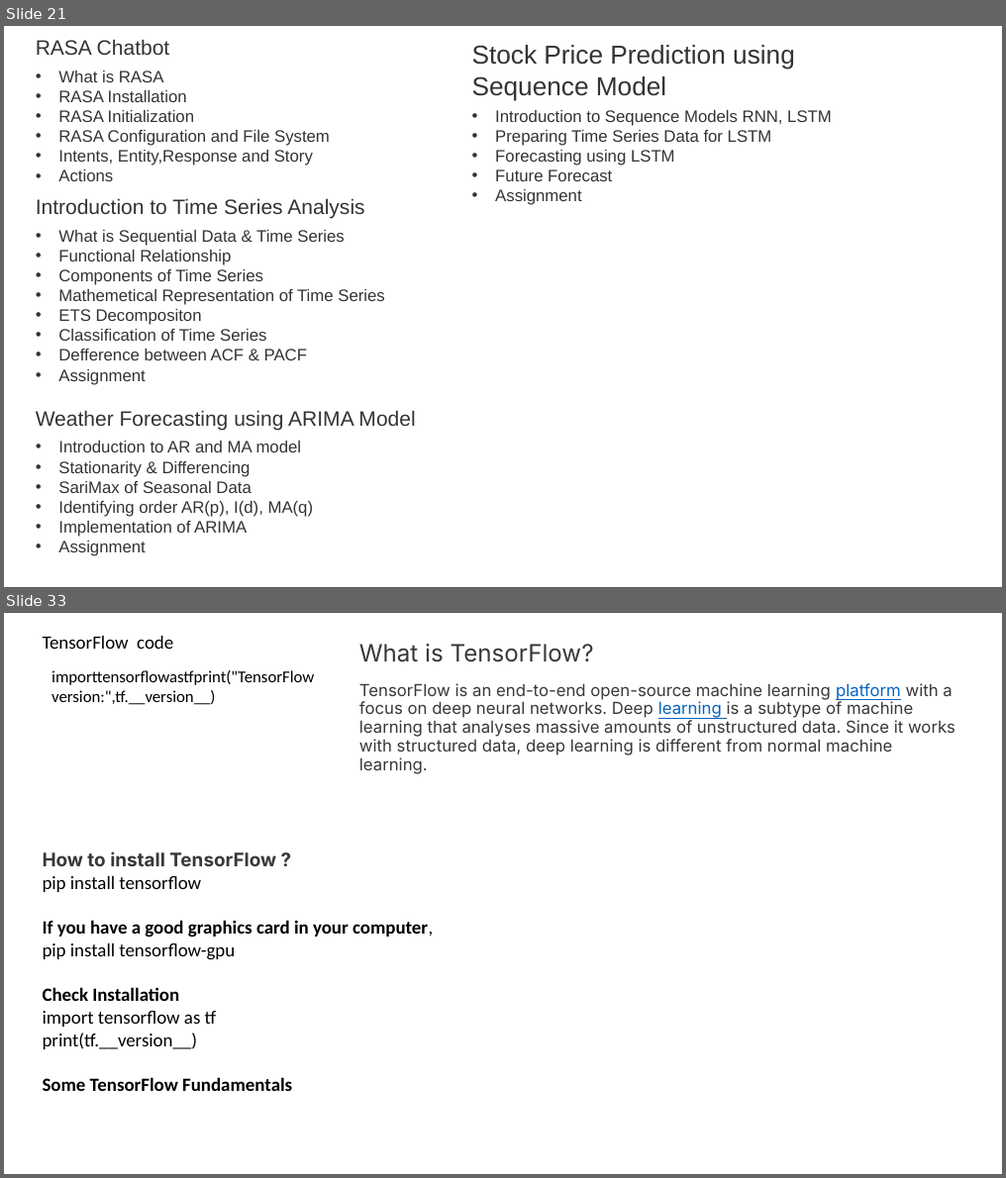
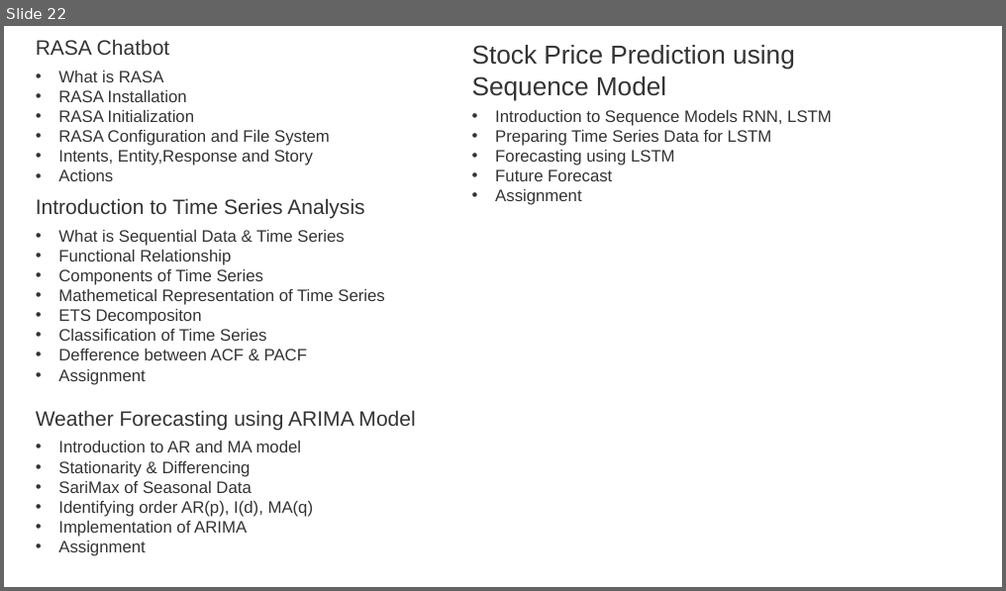
Before and after one commit to shahil04/ds_materials, a slide deck: 9.Deep_learning/class_1_module_9_deep learning__introduction.pptx. Shown one above the other, each under a label of ours: slides 21 and 33 before the commit, slide 22 after it; the slides between them are not shown. The pictures are 1006x1178 and 1006x591 pixels, drawn with LibreOffice and Linux fonts; fonts in the diff are those of the drawing. Boxes give left, top, right and bottom in pixels: in the first picture for what was removed or moved away, otherwise in the second. Text is boxed around its words. In the diff, an @@ line names an element or a change of style, - is before the commit and + after.

```diff
--- a/9.Deep_learning/class_1_module_9_deep learning__introduction.pptx
+++ b/9.Deep_learning/class_1_module_9_deep learning__introduction.pptx
@@ slide 33 removed at [4, 613, 1002, 1174], background #FFFFFF @@
@@ text removed at [43, 636, 173, 649] @@
-TensorFlow code
@@ text removed at [52, 670, 314, 705] @@
-importtensorflowastfprint("TensorFlow version:",tf.__version__)
@@ text removed at [359, 644, 955, 774] @@
-What is TensorFlow?
-TensorFlow is an end-to-end open-source machine learning platform with a focus on deep neural networks. Deep learning is a subtype of machine learning that analyses massive amounts of unstructured data. Since it works with structured data, deep learning is different from normal machine learning.
@@ text removed at [43, 852, 433, 1091] @@
-How to install TensorFlow ?
-pip install tensorflow
-If you have a good graphics card in your computer,
-pip install tensorflow-gpu
-Check Installation
-import tensorflow as tf
-print(tf.__version__)
-Some TensorFlow Fundamentals
@@ what was slide 21 is now slide 22 @@
```
Also in this commit, not shown: 7 slides changed, 2 slides added, 12 other slides removed, 26 other files.
